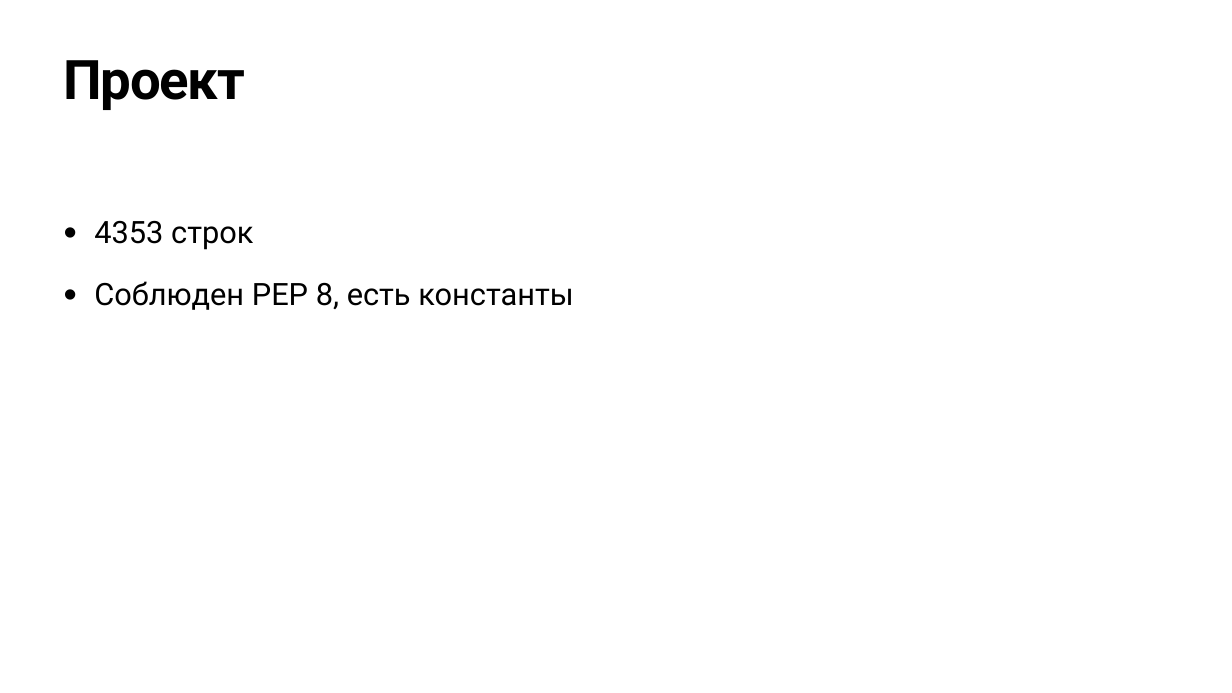
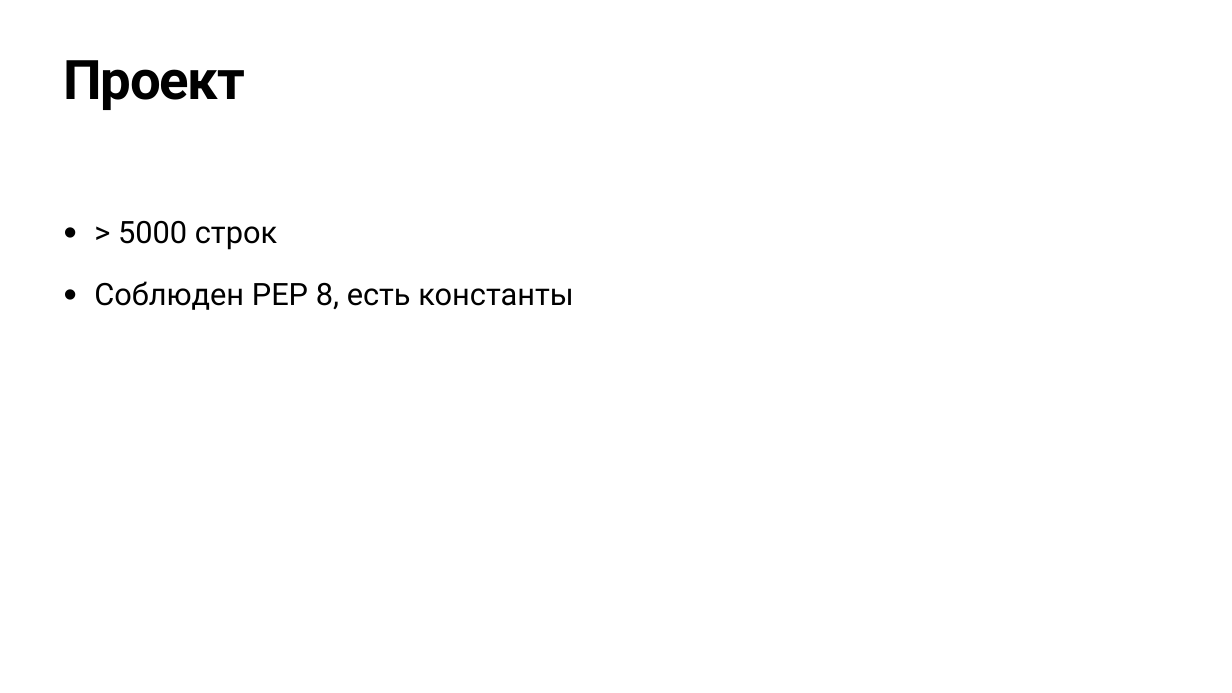
Before and after one commit to Subvius/minecraft-2d, a slide deck: slide 3 of Защита проекта Pygame.pptx. Drawn at 1232x693 pixels with LibreOffice and Linux fonts; fonts in the diff are those of the drawing; background and template pictures are left out. Boxes give left, top, right and bottom in pixels: in the first picture for what was removed or moved away, otherwise in the second. Text is boxed around its words. In the diff, an @@ line names an element or a change of style, - is before the commit and + after.

```diff
--- a/Защита проекта Pygame.pptx
+++ b/Защита проекта Pygame.pptx
@@ text at (118,220,277,250): text changed @@
-• 4353 строк
+• > 5000 строк
```
Also in this commit, not shown: 2 other slides changed.
